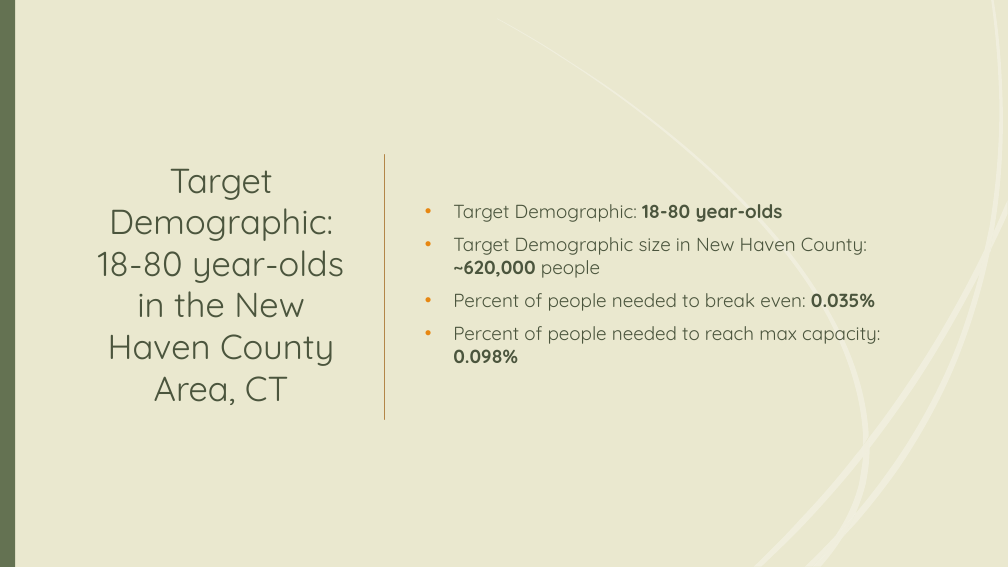
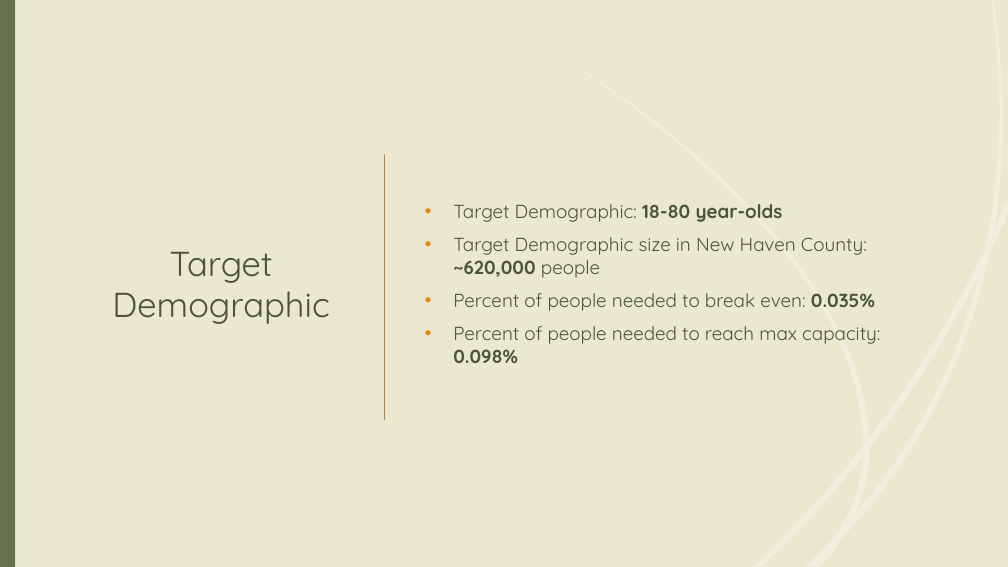
Before and after one commit to tieje/dogen, a slide deck: slide 18 of Presentation/SocialHub_FrancisT_06_23_2020.pptx. Drawn at 1008x567 pixels with LibreOffice and Linux fonts; fonts in the diff are those of the drawing. Boxes give left, top, right and bottom in pixels: in the first picture for what was removed or moved away, otherwise in the second. Text is boxed around its words. In the diff, an @@ line names an element or a change of style, - is before the commit and + after.

```diff
--- a/Presentation/SocialHub_FrancisT_06_23_2020.pptx
+++ b/Presentation/SocialHub_FrancisT_06_23_2020.pptx
@@ title at box(112, 252, 330, 324): text changed @@
-Target Demographic: 18-80 year-olds in the New Haven County Area, CT
+Target Demographic
```
Also in this commit, not shown: 15 other slides changed.
